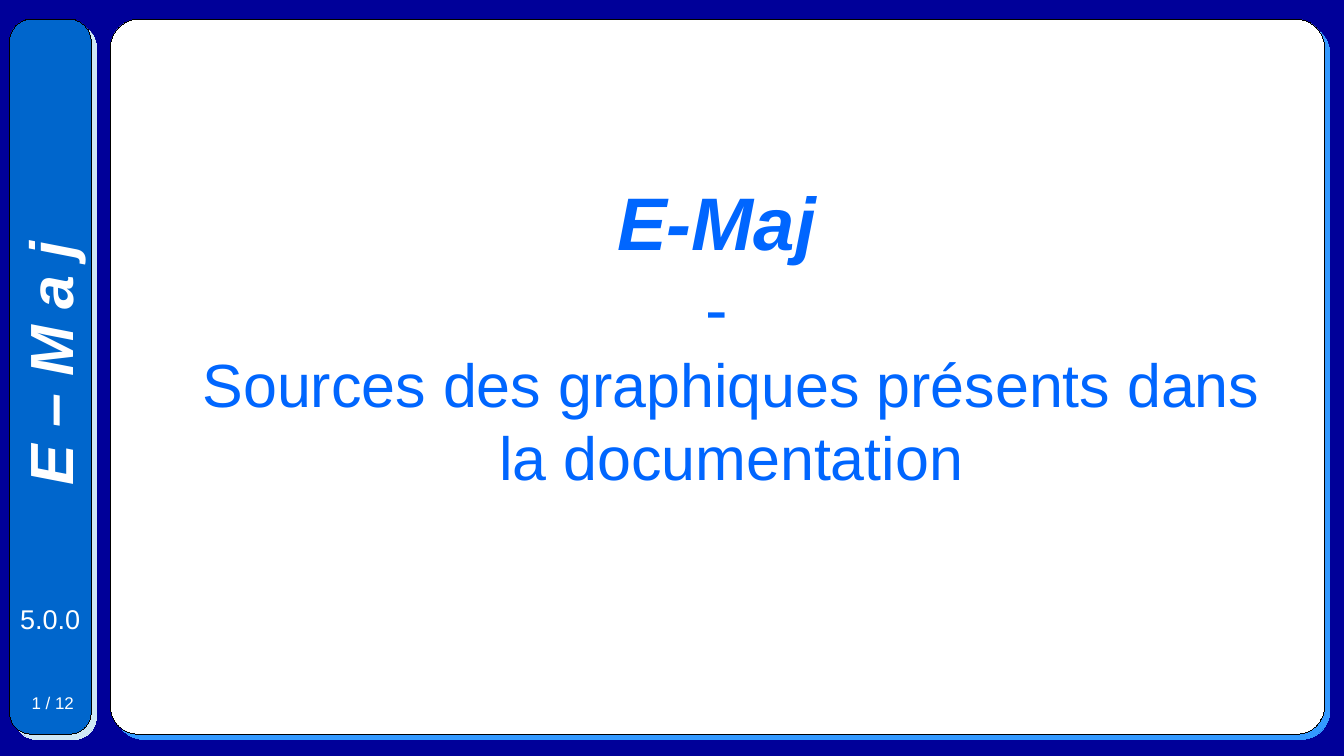
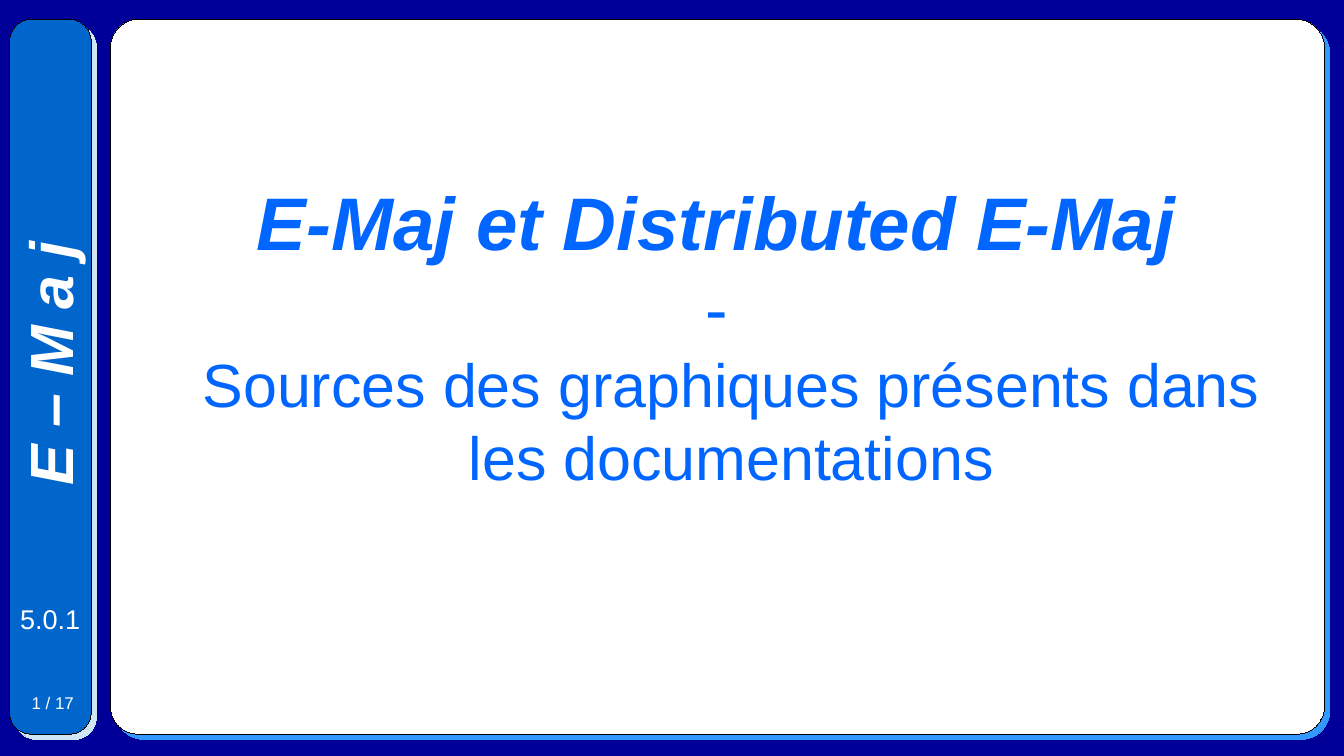
Before and after one commit to beaud76/emaj_doc, a slide deck: slide 1 of Emaj.devel_graphics_fr.odp. Drawn at 1344x756 pixels with LibreOffice and Linux fonts; fonts in the diff are those of the drawing. Boxes give left, top, right and bottom in pixels: in the first picture for what was removed or moved away, otherwise in the second. Text is boxed around its words. In the diff, an @@ line names an element or a change of style, - is before the commit and + after.

```diff
--- a/Emaj.devel_graphics_fr.odp
+++ b/Emaj.devel_graphics_fr.odp
@@ subtitle at (x1=203, y1=196, x2=1259, y2=481): text changed @@
-E-Maj
--
-Sources des graphiques présents dans la documentation
+E-Maj et Distributed E-Maj
+-
+Sources des graphiques présents dans les documentations
@@ text at (x1=20, y1=610, x2=80, y2=630): text changed @@
-5.0.0
+5.0.1
@@ page number at (x1=32, y1=697, x2=74, y2=709): text changed @@
-1 / 12
+1 / 17
```
Also in this commit, not shown: 11 other slides changed, 5 slides added, 2 other files.
